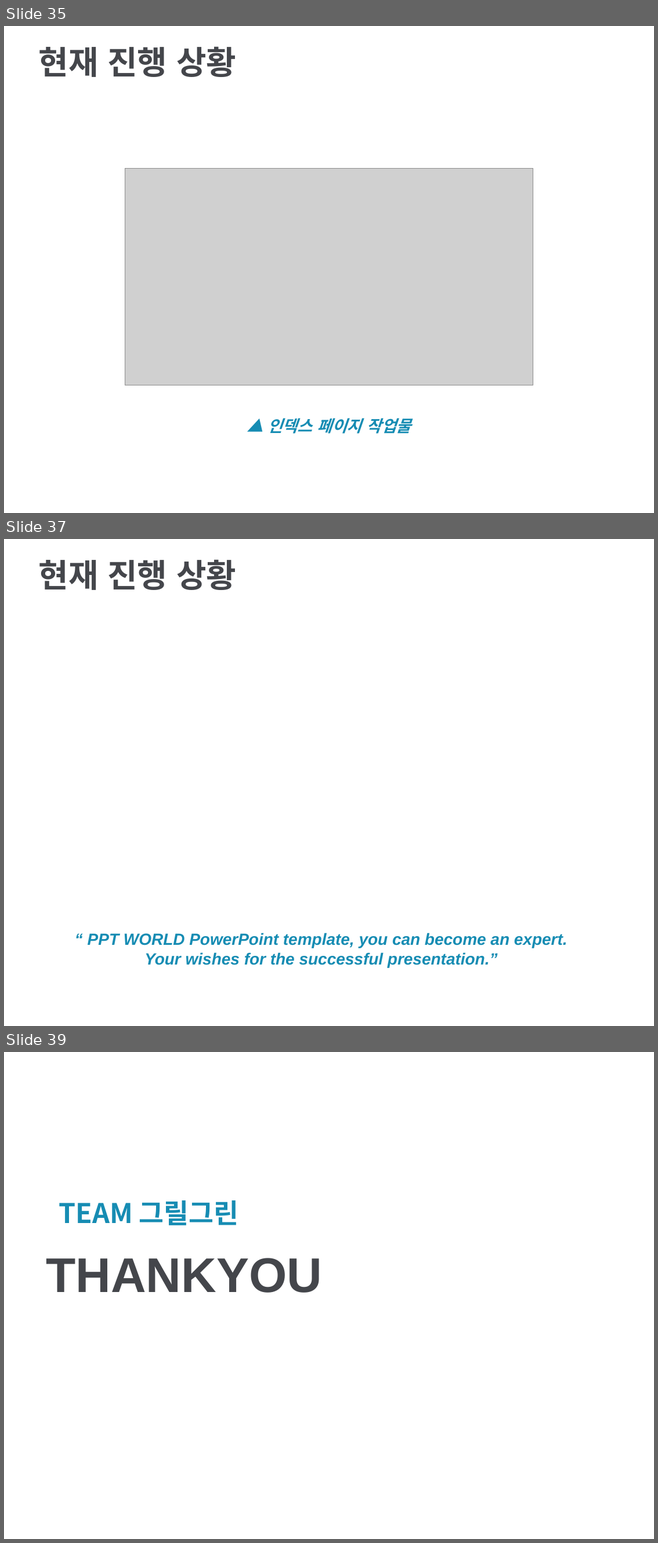
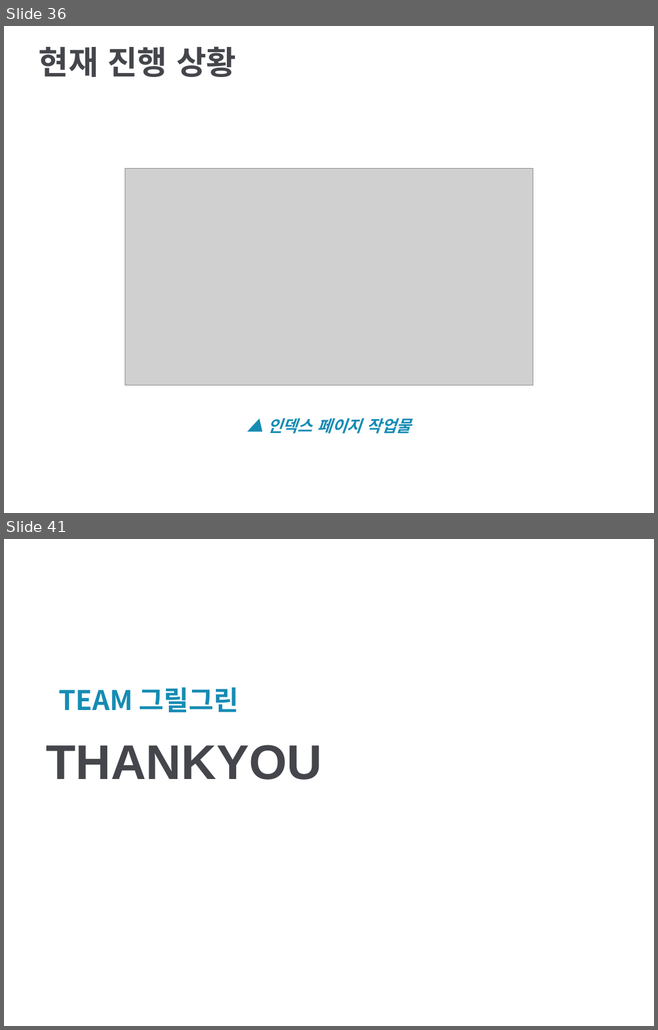
Before and after one commit to DrawGreen2021/Presentation, a slide deck: 팀 그릴그린 중간발표(사업계획서).pptx. Shown one above the other, each under a label of ours: slides 35, 37 and 39 before the commit, slides 36 and 41 after it; the slides between them are not shown. The pictures are 658x1543 and 658x1030 pixels, drawn with LibreOffice and Linux fonts; fonts in the diff are those of the drawing; grey boxes stand for pictures; background and template pictures are left out. Boxes give left, top, right and bottom in pixels: in the first picture for what was removed or moved away, otherwise in the second. Text is boxed around its words. In the diff, an @@ line names an element or a change of style, - is before the commit and + after.

```diff
--- a/팀 그릴그린 중간발표(사업계획서).pptx
+++ b/팀 그릴그린 중간발표(사업계획서).pptx
@@ slide 37 removed at box(4, 539, 654, 1026), background picture (left out) @@
@@ title removed at box(39, 559, 236, 590) @@
-현재 진행 상황
@@ text removed at box(88, 933, 567, 968) @@
-“ PPT WORLD PowerPoint template, you can become an expert.
-Your wishes for the successful presentation.”
@@ what was slide 35 is now slide 36 @@
@@ what was slide 39 is now slide 41 @@
```
Also in this commit, not shown: 10 slides changed, 4 slides added, 1 other slide removed, 2 other files.
